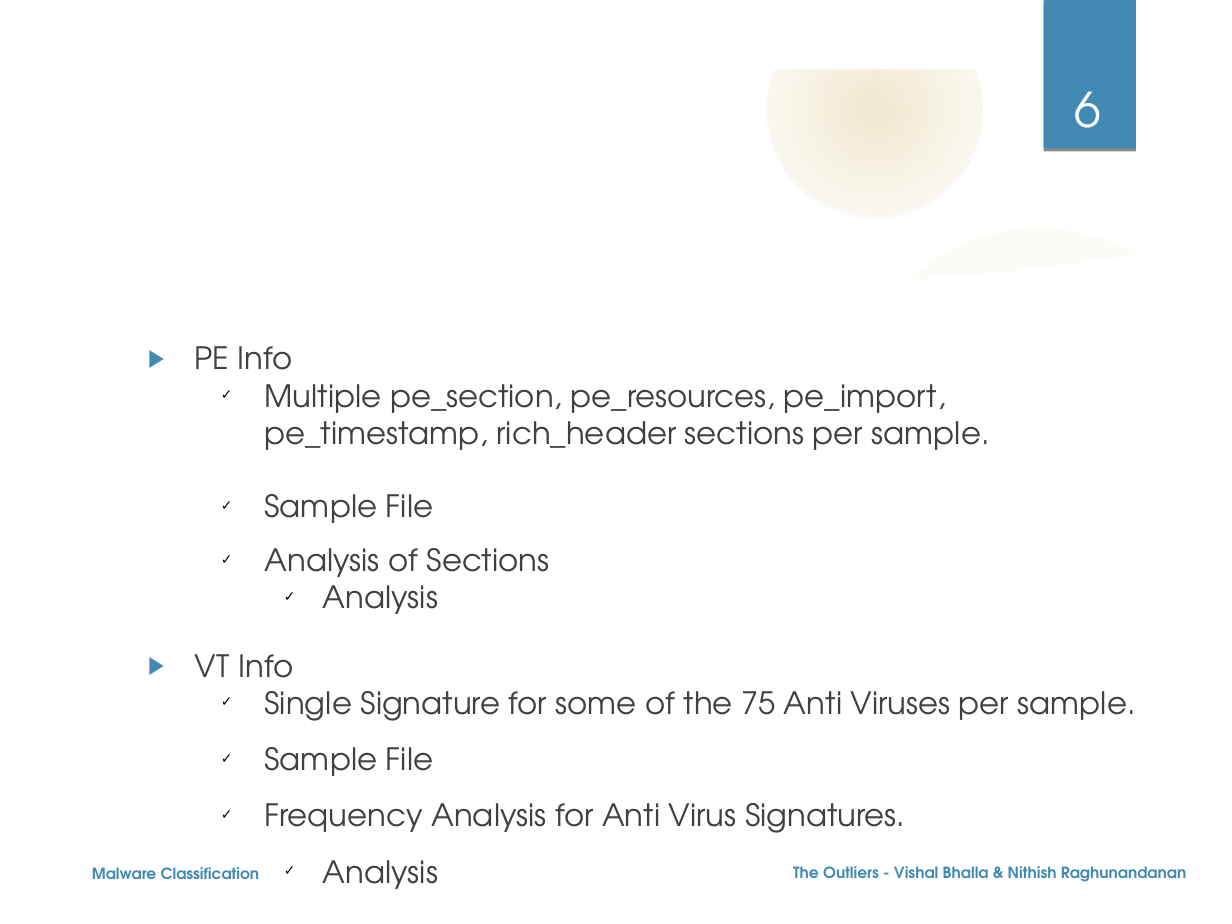
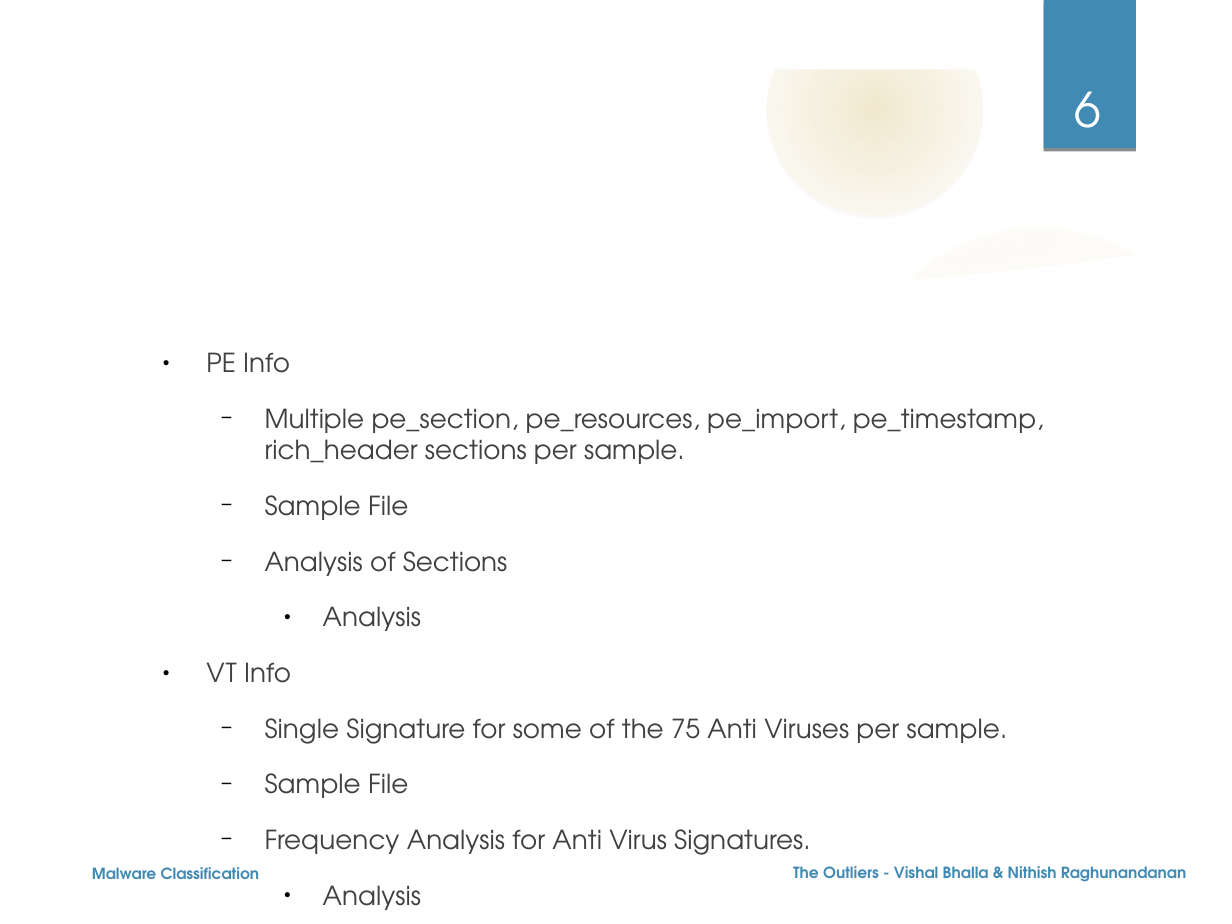
Before and after one commit to nehgu/Anomaly-Detection, a slide deck: slide 6 of Challenges/Malware_Classification_Challenge_3/Ppt - Malware Classification Challenge-3.odp. Drawn at 1232x924 pixels with LibreOffice and Linux fonts; fonts in the diff are those of the drawing; background and template pictures are left out. Boxes give left, top, right and bottom in pixels: in the first picture for what was removed or moved away, otherwise in the second. Text is boxed around its words. In the diff, an @@ line names an element or a change of style, - is before the commit and + after.

Commit message:
PPT modified

```diff
--- a/Challenges/Malware_Classification_Challenge_3/Ppt - Malware Classification Challenge-3.odp
+++ b/Challenges/Malware_Classification_Challenge_3/Ppt - Malware Classification Challenge-3.odp
@@ text "PE Info" at (x1=206, y1=352, x2=1044, y2=855): size 18 to 15.3 pt; bullet ▶ to ●; line spacing 0.9 to 0.8; more space between paragraphs; bullet colour #418AB3 to #000000; bullet ✓ to −; bullet ✓ to ● @@
```
Also in this commit, not shown: 1 other file.
